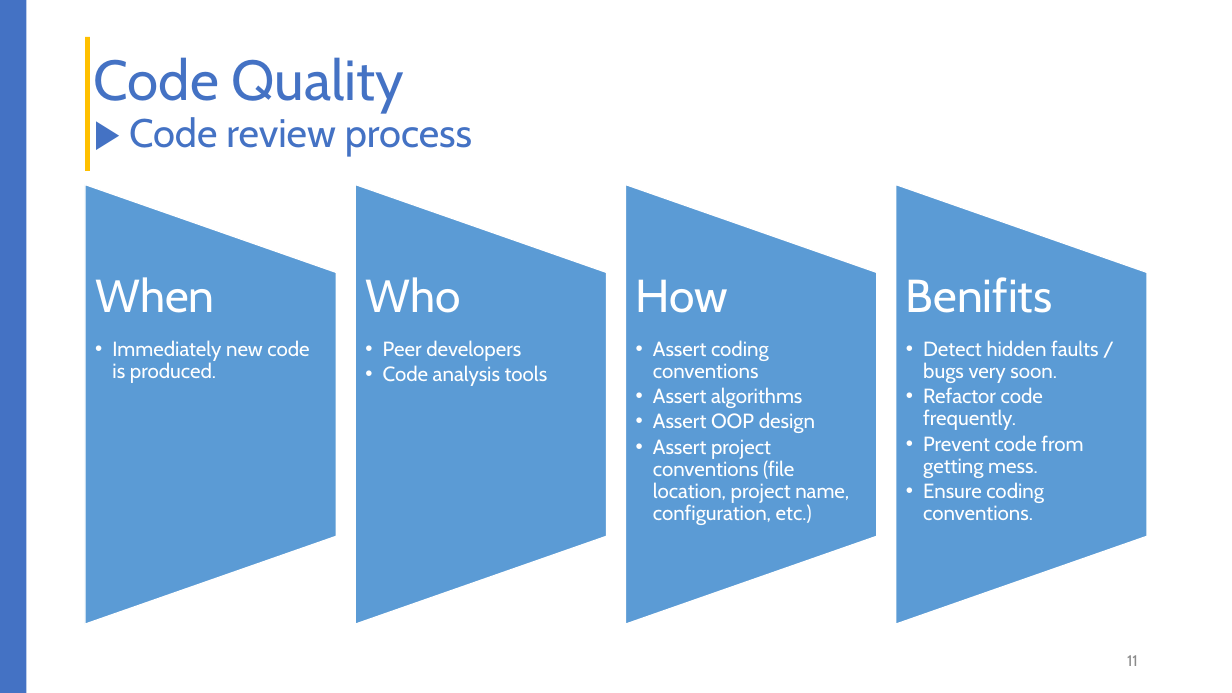
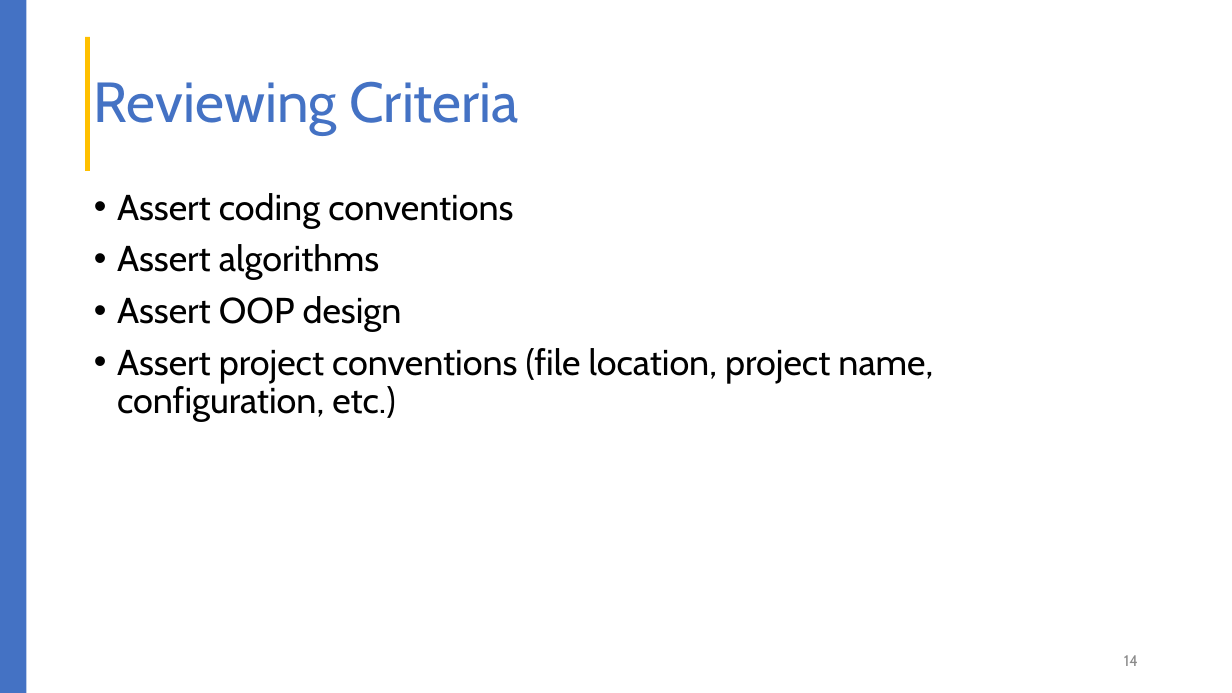
Before and after one commit to liepnguyen/Planru, a slide deck: slide 14 of Documents/Lessons Learned From Agile Quality Assurance In Scrum.pptx (slide 11 before the commit). Drawn at 1232x693 pixels with LibreOffice and Linux fonts; fonts in the diff are those of the drawing. Boxes give left, top, right and bottom in pixels: in the first picture for what was removed or moved away, otherwise in the second. Text is boxed around its words. In the diff, an @@ line names an element or a change of style, - is before the commit and + after.

```diff
--- a/Documents/Lessons Learned From Agile Quality Assurance In Scrum.pptx
+++ b/Documents/Lessons Learned From Agile Quality Assurance In Scrum.pptx
@@ title at bbox=[94, 81, 519, 135]: text changed; size 31 to 44 pt @@
-Code Quality
-▶ Code review process
+Reviewing Criteria
@@ text "Assert coding conventions": place and size @@
-text "Assert coding conventions" at bbox=[636, 279, 849, 525]
+text "Assert coding conventions" at bbox=[117, 193, 933, 422]
@@ text "Assert coding conventions" at bbox=[117, 193, 933, 422]: size 16 to 28 pt, text colour #FFFFFF to #000000; bullet •• to •; list level 2 to 1 in "Assert coding conventions"; list level 2 to 1 in "Assert algorithms"; list level 2 to 1 in "Assert OOP design"; list level 2 to 1 in "Assert project conventions (file location, ..." @@
@@ text at bbox=[636, 279, 728, 313]: paragraph removed @@
-How
@@ group removed at bbox=[85, 185, 1147, 625]: 4 flow chart manual operations, 3 texts @@
-When
-  •• Immediately new code is produced.
-Who
-  •• Peer developers
-  •• Code analysis tools
-Benifits
-  •• Detect hidden faults / bugs very soon.
-  •• Refactor code frequently.
-  •• Prevent code from getting mess.
-  •• Ensure coding conventions.
@@ page number at bbox=[1124, 655, 1138, 666]: text changed @@
-11
+14
```
Also in this commit, not shown: 8 other slides changed, 9 slides added, 3 slides removed.
